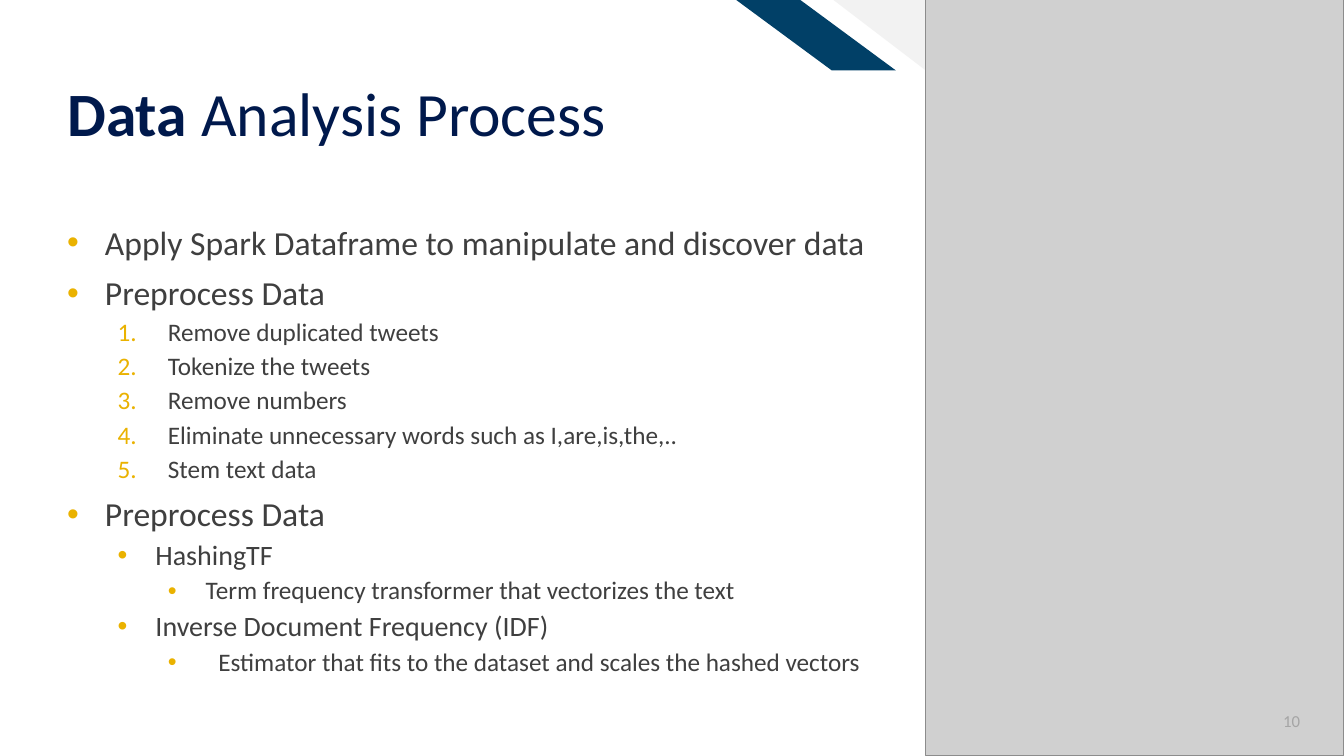
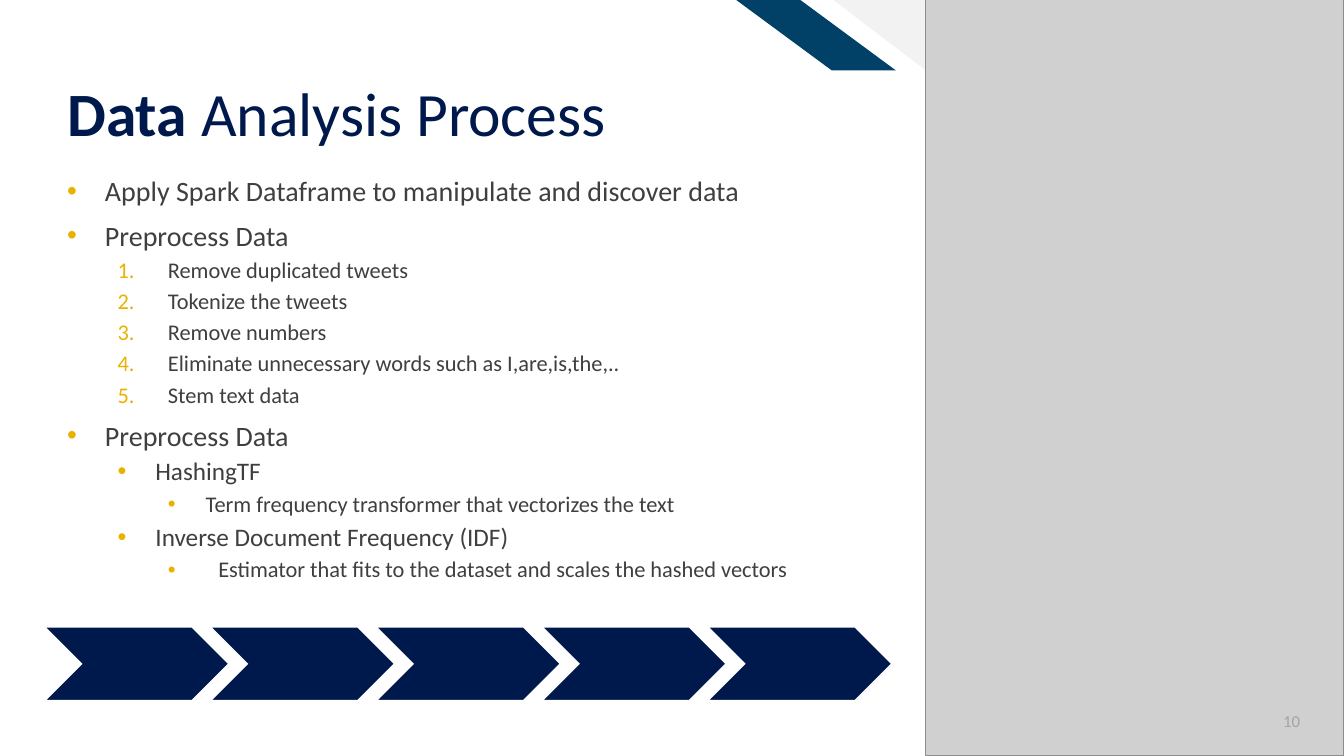
Before and after one commit to sethrpaniagua/Twitter-Sentament-Analysis, a slide deck: slide 10 of ML Group Project_Sentiment Analysis of Twitter Data (1).pptx. Drawn at 1344x756 pixels with LibreOffice and Linux fonts; fonts in the diff are those of the drawing; grey boxes stand for pictures. Boxes give left, top, right and bottom in pixels: in the first picture for what was removed or moved away, otherwise in the second. Text is boxed around its words. In the diff, an @@ line names an element or a change of style, - is before the commit and + after.

```diff
--- a/ML Group Project_Sentiment Analysis of Twitter Data (1).pptx
+++ b/ML Group Project_Sentiment Analysis of Twitter Data (1).pptx
@@ text "Apply Spark Dataframe to manipulate ...": place and size @@
-text "Apply Spark Dataframe to manipulate ..." at [105, 231, 864, 671]
+text "Apply Spark Dataframe to manipulate ..." at [105, 181, 787, 577]
@@ text "Apply Spark Dataframe to manipulate ..." at [105, 181, 787, 577]: size 24 to 20 pt in "Apply Spark Dataframe to manipulate and discover ...", "Preprocess Data", "Preprocess Data"; size 18 to 16 pt in "Remove duplicated tweets", "Tokenize the tweets", "Remove numbers", "Eliminate unnecessary words such as I,are,is,the,.." and 3 more places; size 20 to 18 pt in "HashingTF", "Inverse Document Frequency (IDF)" @@
@@ group added at [44, 627, 892, 701]: 5 chevrons @@
```
Also in this commit, not shown: 9 other slides changed, 1 slide added.
